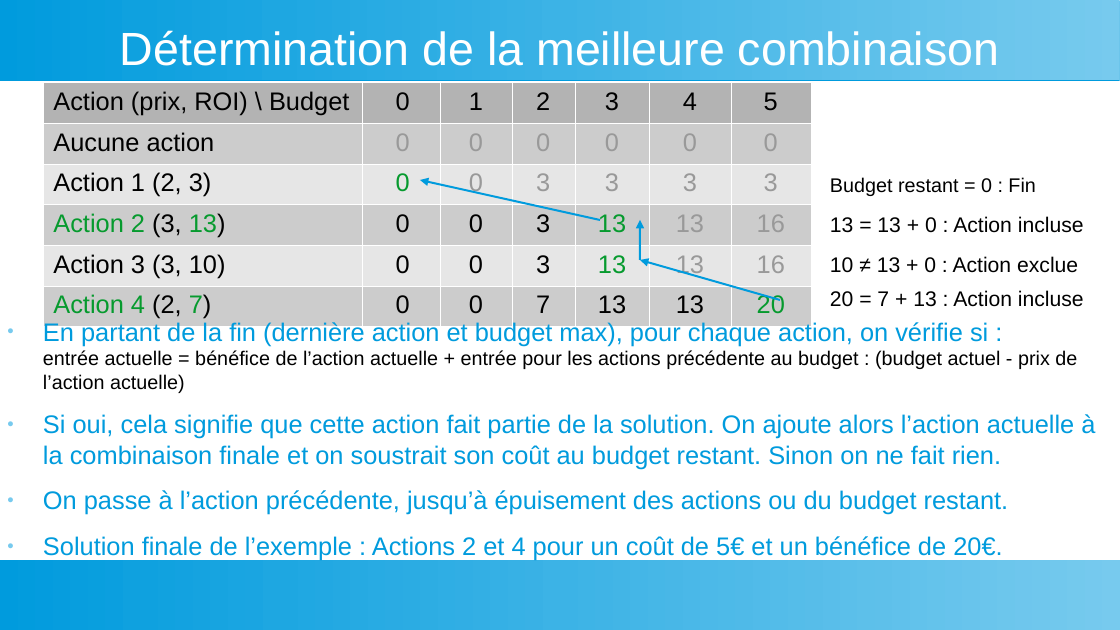
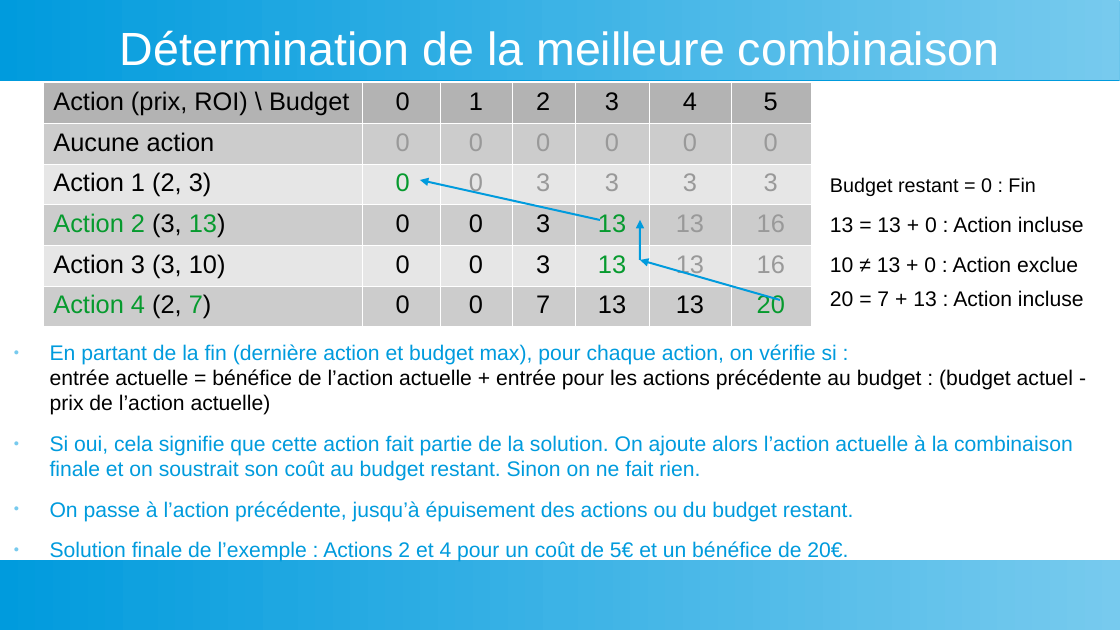
Before and after one commit to YoannDeb/AlgoInvest, a slide deck: slide 6 of Docs/Présentation.odp (slide 4 before the commit). Drawn at 1120x630 pixels with LibreOffice and Linux fonts; fonts in the diff are those of the drawing. Boxes give left, top, right and bottom in pixels: in the first picture for what was removed or moved away, otherwise in the second. Text is boxed around its words. In the diff, an @@ line names an element or a change of style, - is before the commit and + after.

```diff
--- a/Docs/Présentation.odp
+++ b/Docs/Présentation.odp
@@ text "En partant de la fin ...": place and size @@
-text "En partant de la fin ..." at [43, 320, 1095, 560]
+text "En partant de la fin ..." at [50, 344, 1073, 562]
@@ text "En partant de la fin ..." at [50, 344, 1073, 562]: size 18 to 15 pt in "En partant de la fin (dernière action ...", "Si oui, cela signifie que cette action ...", "On passe à l’action précédente, jusqu’à épuisement ...", "Solution finale de l’exemple : Actions 2 ..."; size 14 to 15 pt in "entrée actuelle = bénéfice de l’action actuelle ..." @@
```
Also in this commit, not shown: 6 other slides changed, 2 slides added.
